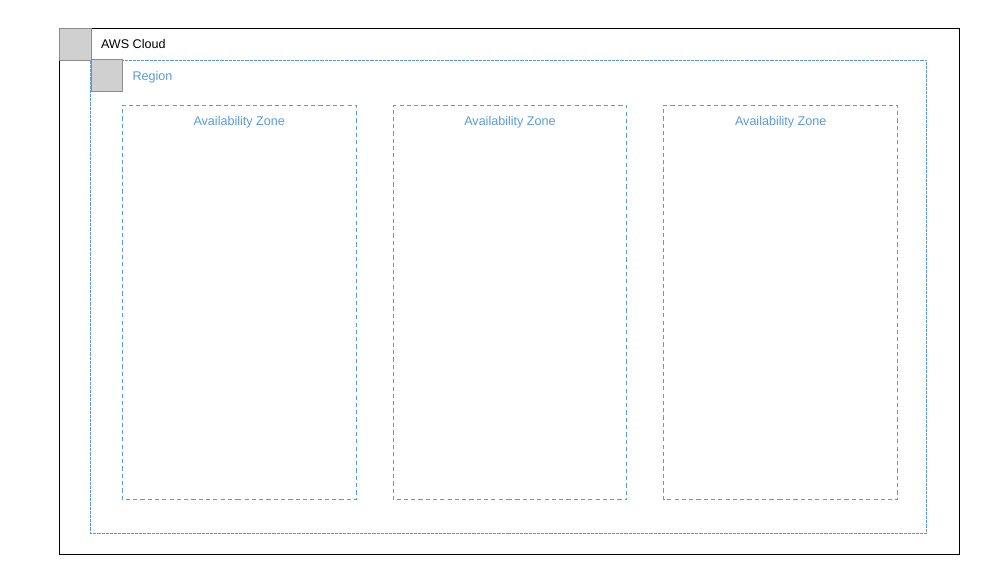
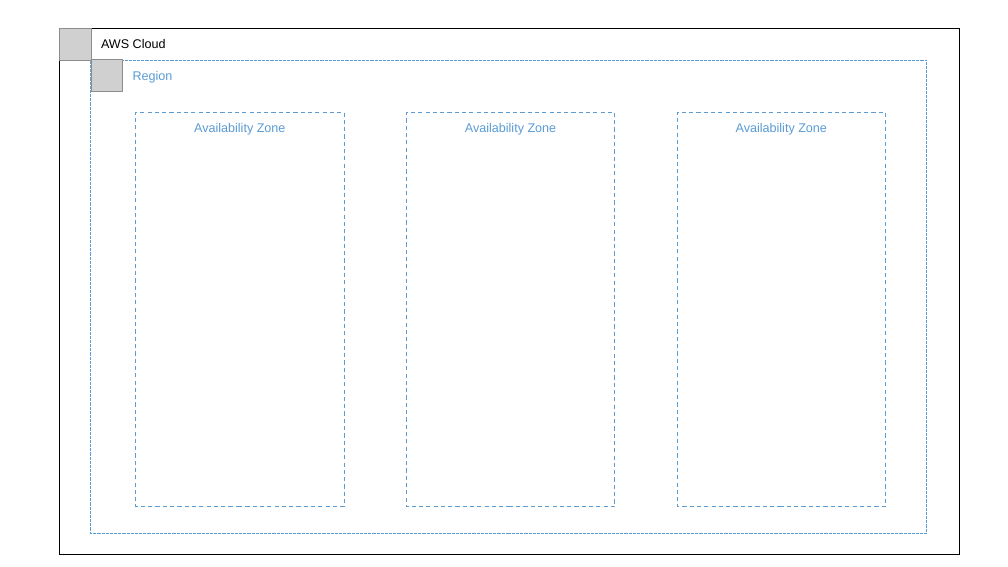
Before and after one commit to nand0l/study, a slide deck: slide 3 of Presentatie1.pptx (slide 4 before the commit). Drawn at 1008x567 pixels with LibreOffice and Linux fonts; fonts in the diff are those of the drawing; grey boxes stand for pictures. Boxes give left, top, right and bottom in pixels: in the first picture for what was removed or moved away, otherwise in the second. Text is boxed around its words. In the diff, an @@ line names an element or a change of style, - is before the commit and + after.

```diff
--- a/Presentatie1.pptx
+++ b/Presentatie1.pptx
@@ rectangle "Availability Zone": place and size @@
-rectangle "Availability Zone" at bbox=[123, 105, 356, 500]
+rectangle "Availability Zone" at bbox=[135, 112, 344, 507]
@@ rectangle "Availability Zone": place and size @@
-rectangle "Availability Zone" at bbox=[393, 106, 627, 501]
+rectangle "Availability Zone" at bbox=[407, 113, 616, 507]
@@ rectangle "Availability Zone": place and size @@
-rectangle "Availability Zone" at bbox=[664, 105, 898, 500]
+rectangle "Availability Zone" at bbox=[678, 112, 886, 507]
```
Also in this commit, not shown: 1 other slide changed, 2 slides added, 2 other files.
